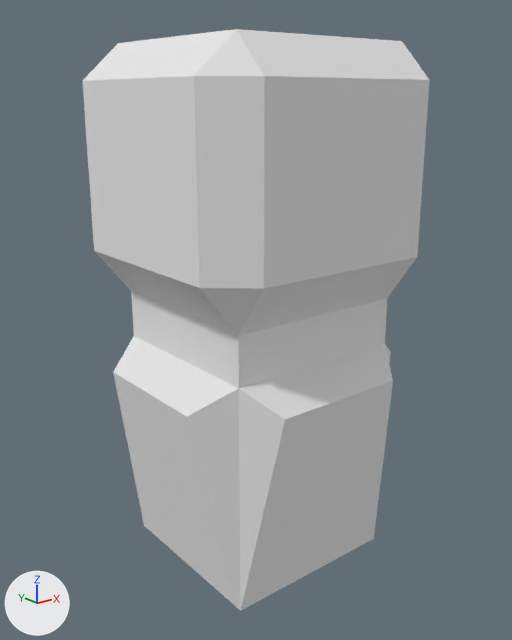
Two versions of the OBJ model models/item/armor/multi_right_arm.obj, one commit apart.
One viewpoint serves both versions: a 50 mm camera at (-9.75, -9.32, 11.49) aimed at (-0.85, 1.8, 7.04). Arrows for +X, +Y and +Z are at lower left; the lights stay in place. Where no turn or scale is listed for an object, it has been applied to the vertices.
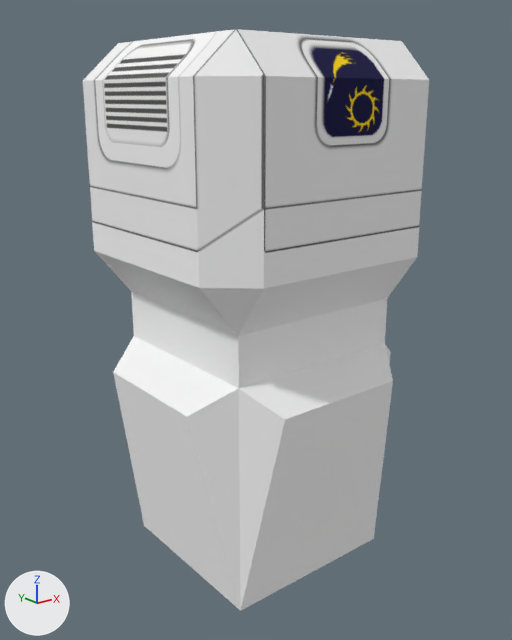
The newer file is also rescaled (x0.0625) as a whole; pictures and numbers use the older file's frame.

Location of each change, (x1, y1, x2, y2) in pixels of the pictures (512 x 640 px):
'Cube.000', surface changed
    both: (83, 29, 425, 611)

Edits to the bpy script that builds the scene:
```text
Add img_multi_right_arm:
    img_multi_right_arm = load_image('multi_right_arm', '../../../textures/armors/multi_right_arm.png', 1024, 1024, 'sRGB')
Change mat_none_005:
    remove mat_none_005.base_color = (0.8, 0.8, 0.8)  # white #e7e7e7
    add mat_none_005.texture = img_multi_right_arm
```
